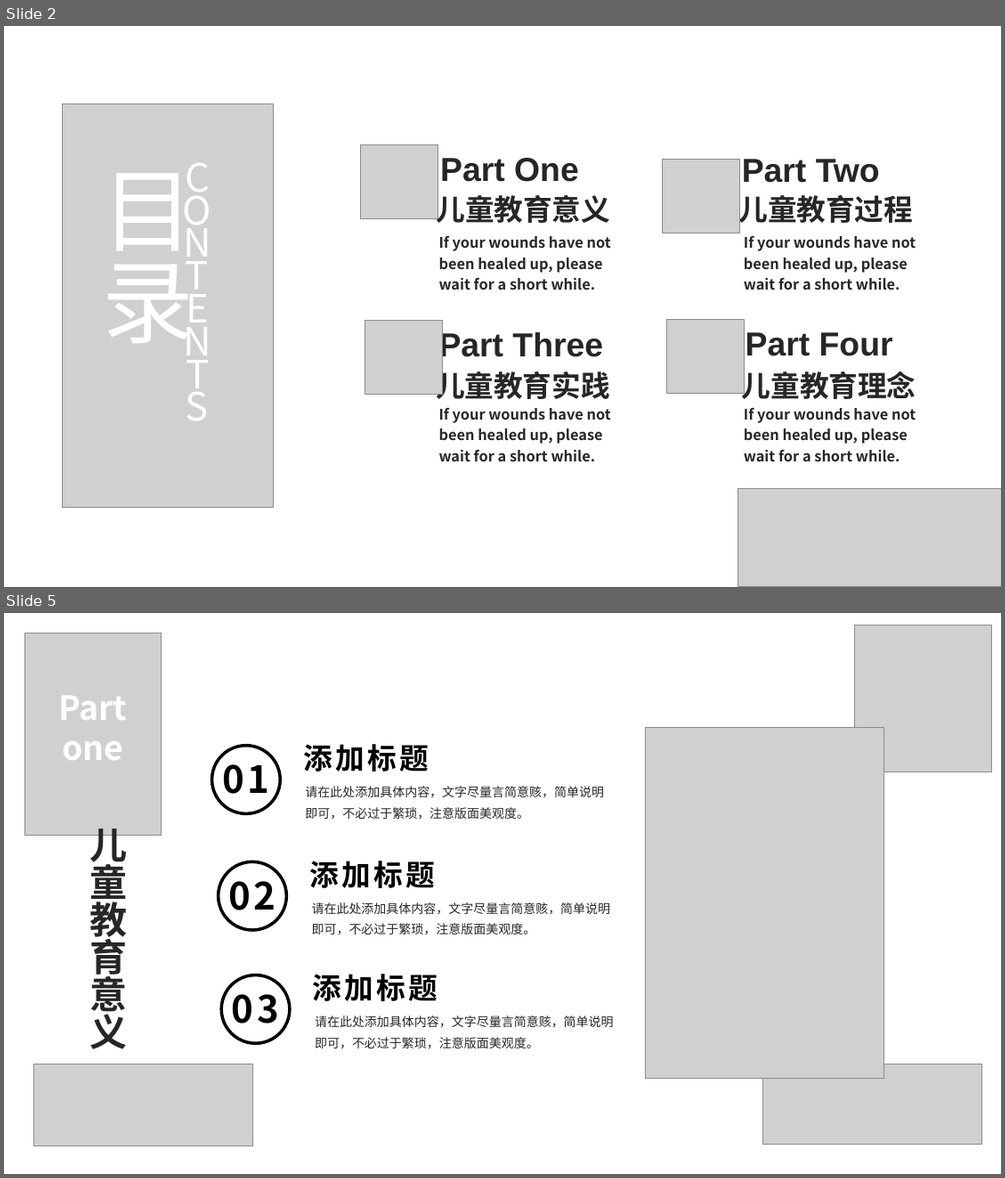
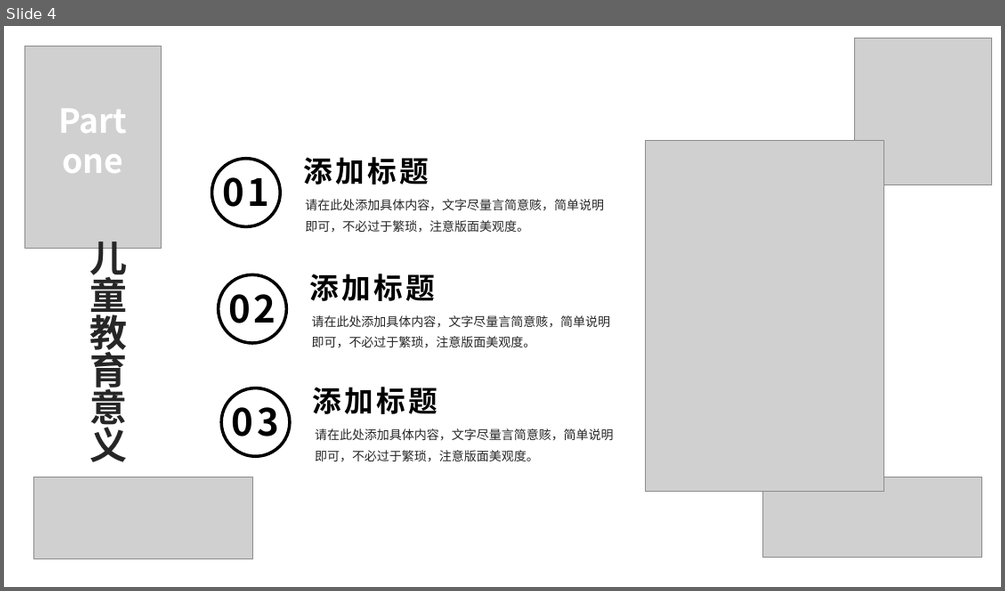
Before and after one commit to hao44le/CS410-FinalProject, a slide deck: slides/CS410-geleic2-final_project.pptx. Shown one above the other, each under a label of ours: slides 2 and 5 before the commit, slide 4 after it; the slides between them are not shown. The pictures are 1005x1178 and 1005x591 pixels, drawn with LibreOffice and Linux fonts; fonts in the diff are those of the drawing; grey boxes stand for pictures; background and template pictures are left out. Boxes give left, top, right and bottom in pixels: in the first picture for what was removed or moved away, otherwise in the second. Text is boxed around its words. In the diff, an @@ line names an element or a change of style, - is before the commit and + after.

Commit message:
start editing the content

```diff
--- a/slides/CS410-geleic2-final_project.pptx
+++ b/slides/CS410-geleic2-final_project.pptx
@@ slide 2 removed at (4,26,1001,587), background picture (left out) @@
@@ picture removed at (63,104,273,507) @@
@@ text removed at (170,137,225,431) @@
-CONTENTS
@@ picture removed at (361,145,437,219) @@
@@ text removed at (440,158,579,182) @@
-Part One
@@ text removed at (742,159,880,183) @@
-Part Two
@@ text removed at (103,164,194,355) @@
-目录
@@ picture removed at (663,160,740,233) @@
@@ text removed at (436,190,610,223) @@
-儿童教育意义
@@ text removed at (738,191,913,228) @@
-儿童教育过程
@@ text removed at (439,235,611,289) @@
-If your wounds have not been healed up, please wait for a short while.
@@ text removed at (744,236,915,289) @@
-If your wounds have not been healed up, please wait for a short while.
@@ picture removed at (365,320,442,394) @@
@@ text removed at (439,329,603,362) @@
-Part Three
@@ picture removed at (667,320,744,394) @@
@@ text removed at (745,332,893,356) @@
-Part Four
@@ text removed at (436,367,610,399) @@
-儿童教育实践
@@ text removed at (742,367,916,399) @@
-儿童教育理念
@@ text removed at (439,407,611,461) @@
-If your wounds have not been healed up, please wait for a short while.
@@ text removed at (744,408,915,461) @@
-If your wounds have not been healed up, please wait for a short while.
@@ picture removed at (738,488,1001,586) @@
@@ what was slide 5 is now slide 4 @@
```
Also in this commit, not shown: 2 slides changed, 2 slides added, 2 other slides removed, 1 other file.
